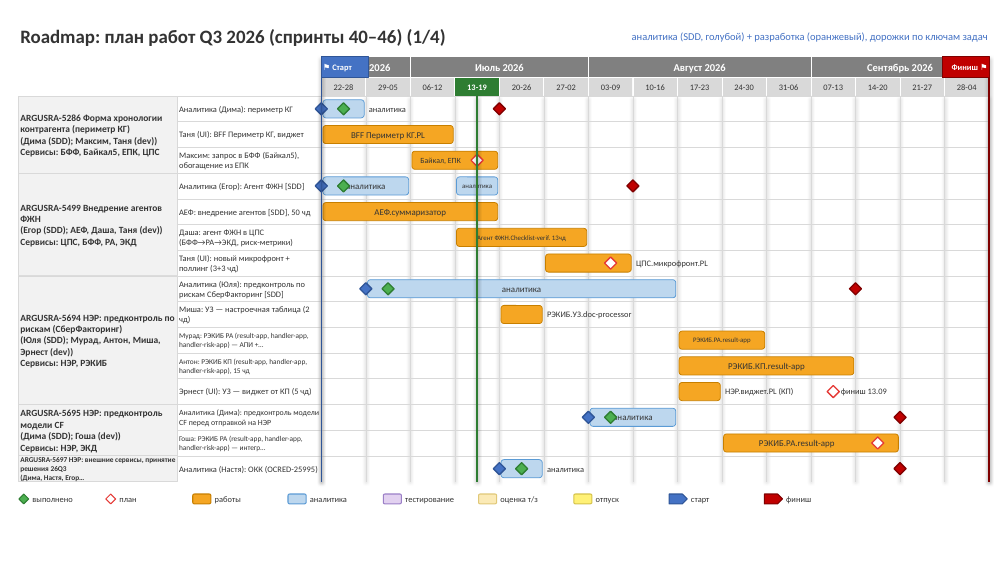
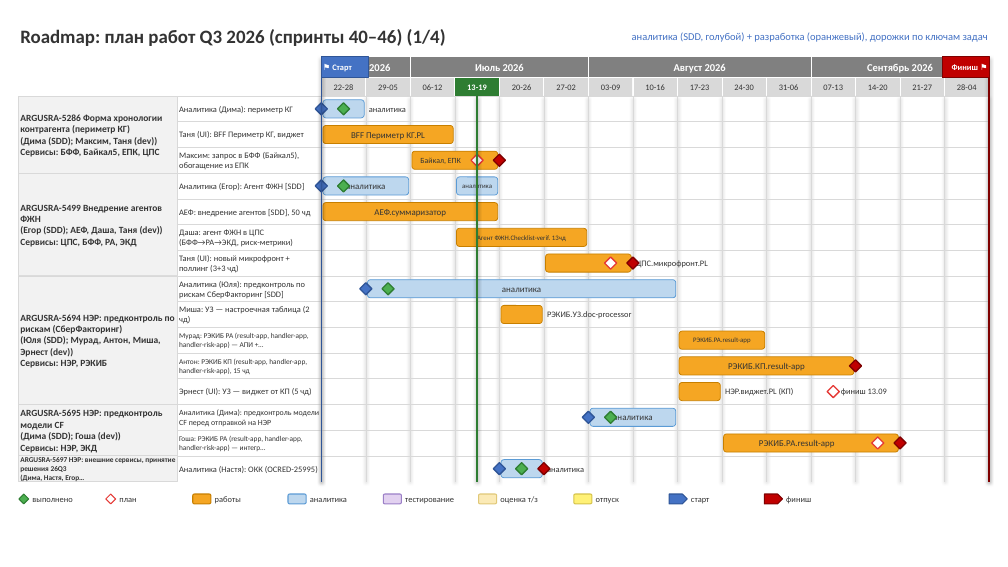
Before and after one commit to njreyesc/roadmap-builder, a slide deck: slide 1 of roadmap_2026Q3.pptx. Drawn at 1008x567 pixels with LibreOffice and Linux fonts; fonts in the diff are those of the drawing. Boxes give left, top, right and bottom in pixels: in the first picture for what was removed or moved away, otherwise in the second. Text is boxed around its words. In the diff, an @@ line names an element or a change of style, - is before the commit and + after.

```diff
--- a/roadmap_2026Q3.pptx
+++ b/roadmap_2026Q3.pptx
@@ diamond: place and size @@
-diamond at (494,103,506,115)
+diamond at (494,154,506,166)
@@ diamond: place and size @@
-diamond at (627,180,639,192)
+diamond at (627,257,639,269)
@@ diamond: place and size @@
-diamond at (850,283,862,295)
+diamond at (850,360,862,372)
@@ diamond: place and size @@
-diamond at (895,411,907,423)
+diamond at (895,437,907,449)
@@ diamond: place and size @@
-diamond at (895,463,907,475)
+diamond at (538,463,550,475)
```
Also in this commit, not shown: 3 other slides changed, 6 other files.
